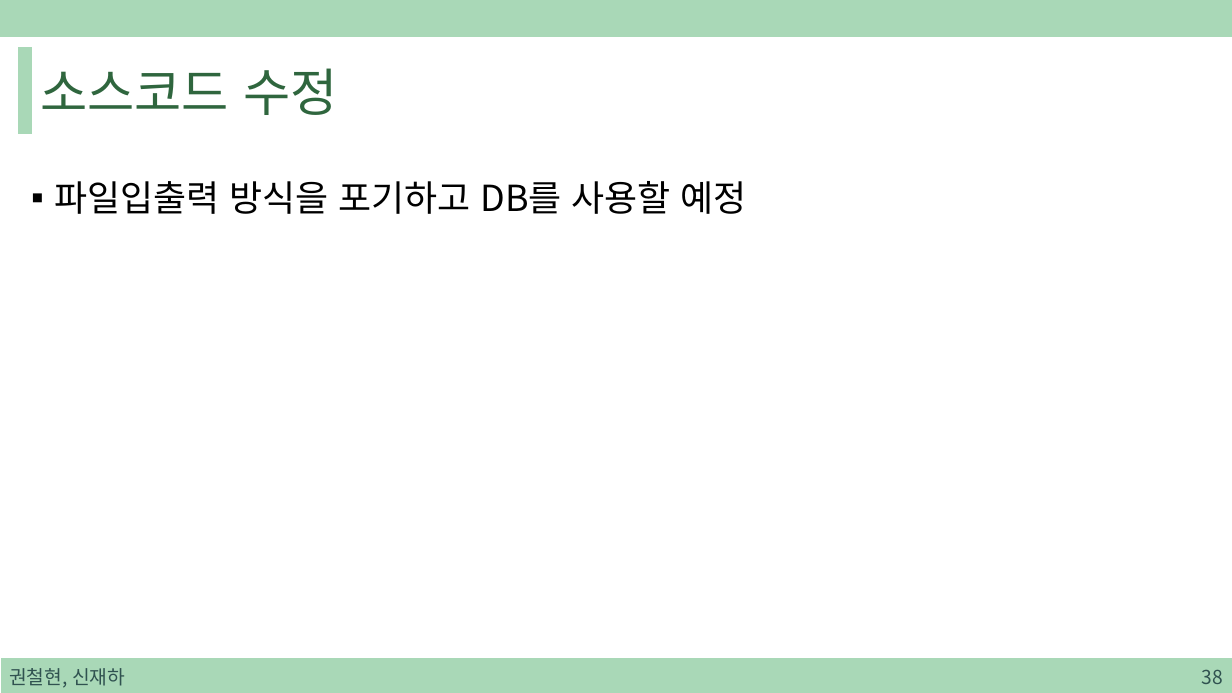
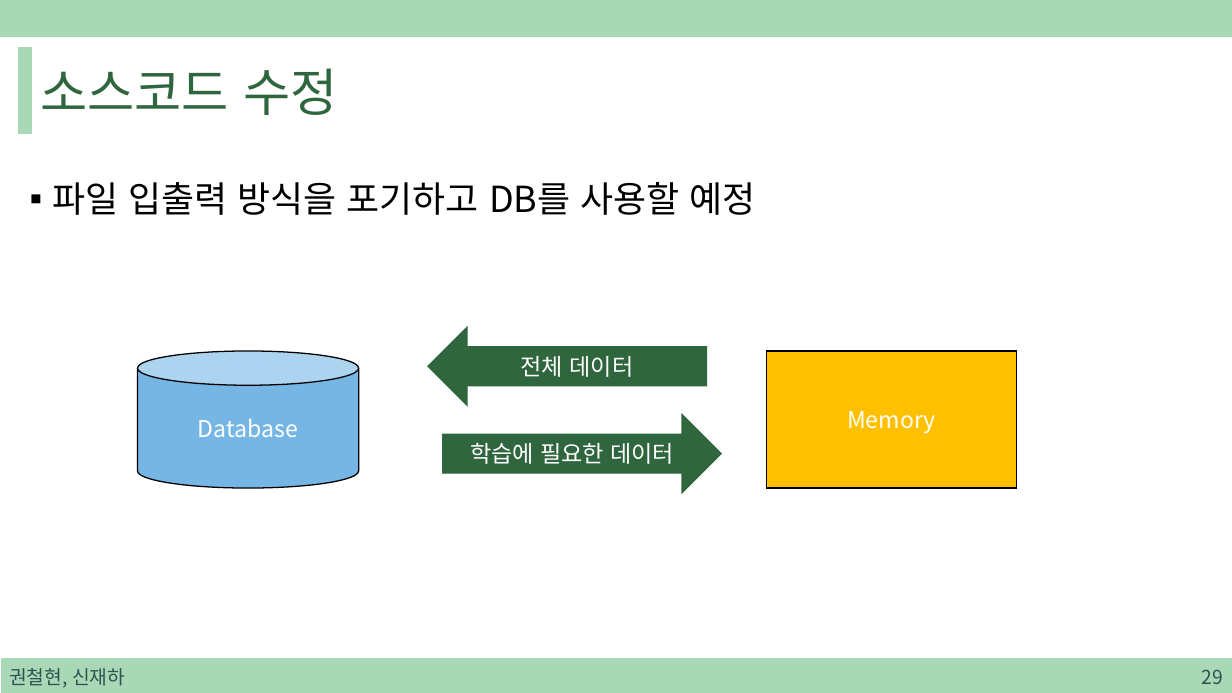
Before and after one commit to sjh4287/capston, a slide deck: slide 29 of 2022.01.21/On-Device Training.pptx (slide 38 before the commit). Drawn at 1232x693 pixels with LibreOffice and Linux fonts; fonts in the diff are those of the drawing. Boxes give left, top, right and bottom in pixels: in the first picture for what was removed or moved away, otherwise in the second. Text is boxed around its words. In the diff, an @@ line names an element or a change of style, - is before the commit and + after.

```diff
--- a/2022.01.21/On-Device Training.pptx
+++ b/2022.01.21/On-Device Training.pptx
@@ text at bbox=[53, 182, 755, 215]: spaces changed @@
-▪ 파일입출력 방식을 포기하고 DB를 사용할 예정
+▪ 파일 입출력 방식을 포기하고 DB를 사용할 예정
@@ left arrow added at bbox=[428, 327, 706, 405], fill #2F663E, outline #2F663E 1 pt, 18 pt, text #FFFFFF @@
+전체 데이터
@@ cylinder added at bbox=[138, 351, 359, 488], fill #75B6E5, outline #000000 1 pt, 18 pt, text #FFFFFF @@
+Database
@@ rectangle added at bbox=[766, 351, 1017, 488], fill #FFC000, outline #000000 1 pt, 18 pt, text #FFFFFF @@
+Memory
@@ right arrow added at bbox=[443, 415, 721, 493], fill #2F663E, outline #2F663E 1 pt, 18 pt, text #FFFFFF @@
+학습에 필요한 데이터
@@ page number at bbox=[1201, 669, 1222, 684]: text changed @@
-38
+29
```
Also in this commit, not shown: 22 other slides changed, 8 slides removed.
